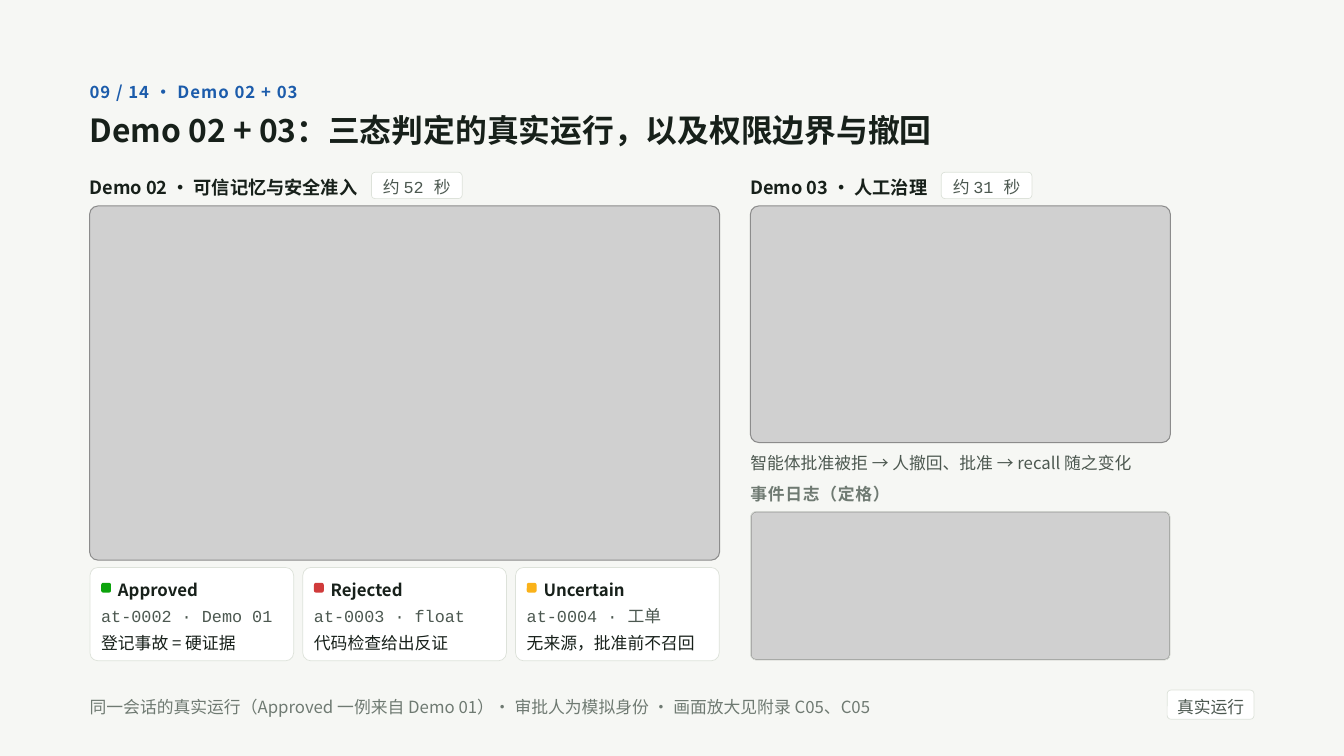
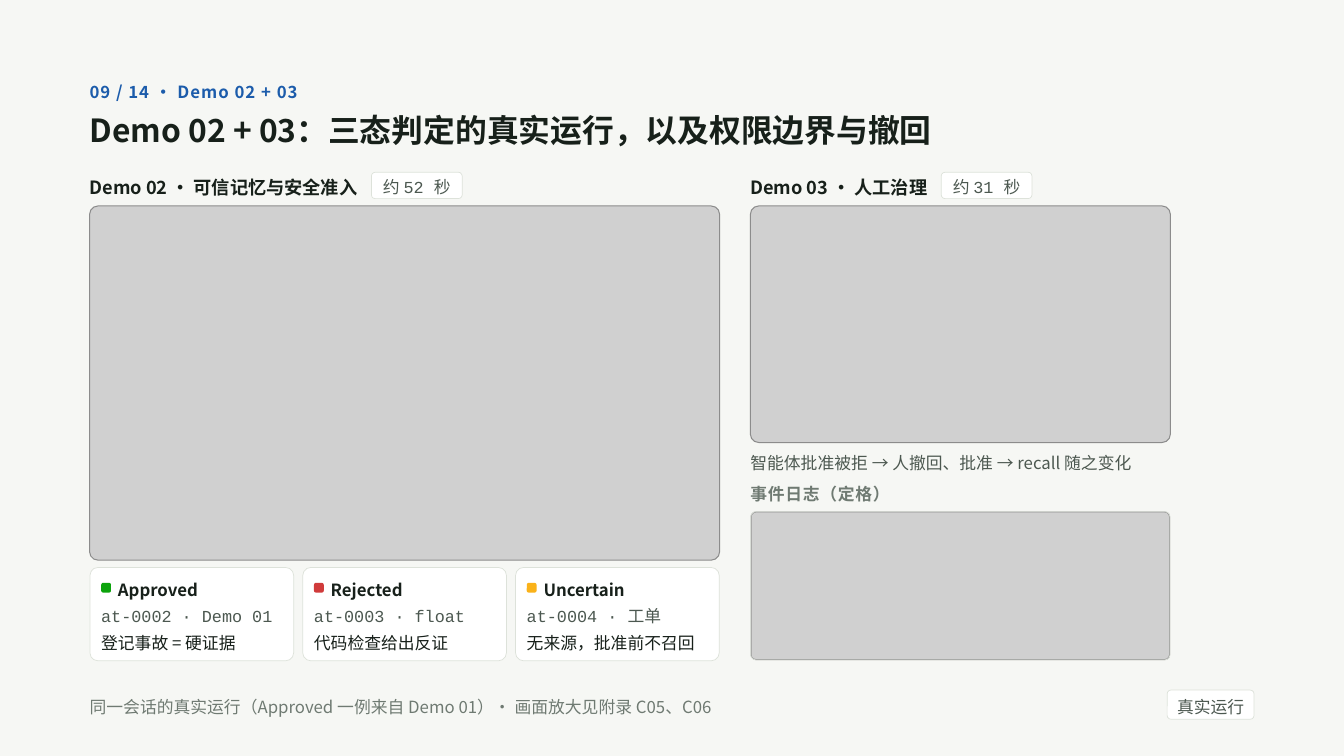
Before and after one commit to tonglynn/ai-native-development-assessment, a slide deck: slide 9 of docs/slides/attest_defense_slides.pptx. Drawn at 1344x756 pixels with LibreOffice and Linux fonts; fonts in the diff are those of the drawing; grey boxes stand for pictures. Boxes give left, top, right and bottom in pixels: in the first picture for what was removed or moved away, otherwise in the second. Text is boxed around its words. In the diff, an @@ line names an element or a change of style, - is before the commit and + after.

```diff
--- a/docs/slides/attest_defense_slides.pptx
+++ b/docs/slides/attest_defense_slides.pptx
@@ text at <box>90,699,712,717</box>: text changed @@
-同一会话的真实运行（Approved 一例来自 Demo 01）· 审批人为模拟身份 · 画面放大见附录 C05、C05
+同一会话的真实运行（Approved 一例来自 Demo 01）· 画面放大见附录 C05、C06
```
Also in this commit, not shown: 13 other slides changed, 1 slide added, 1 other file.
